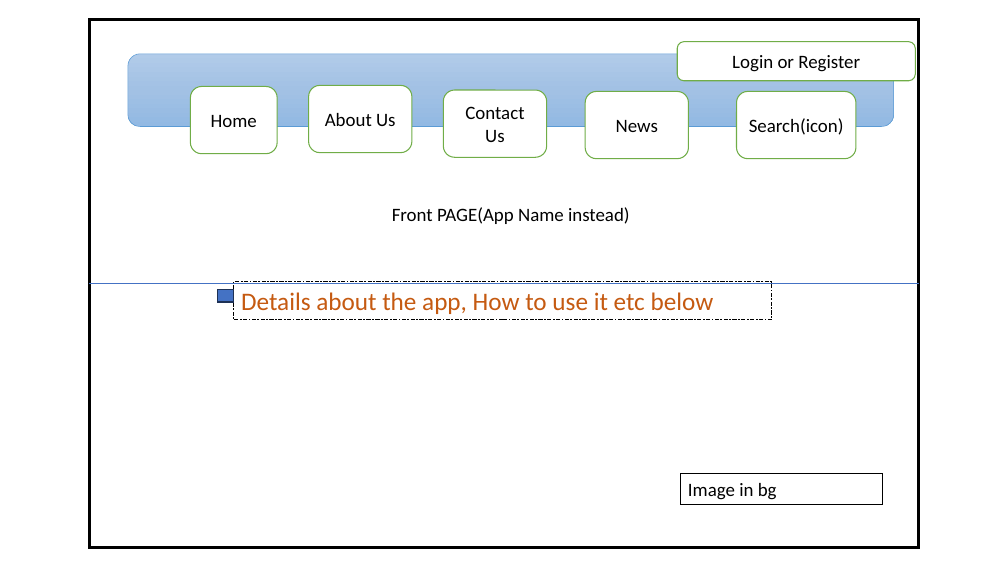
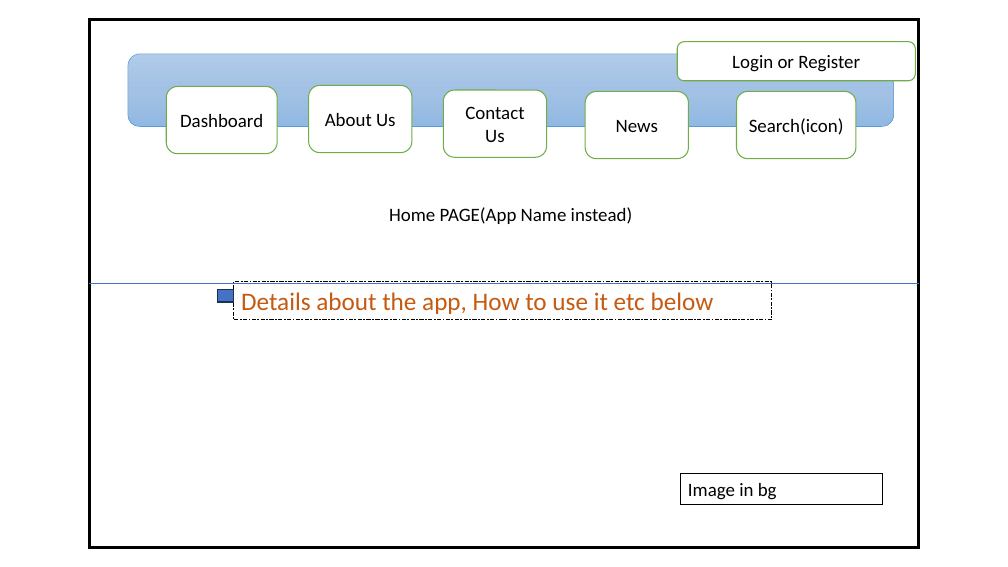
Before and after one commit to slymyname/keerthiagripro, a slide deck: slide 1 of App pages PPT.pptx. Drawn at 1008x567 pixels with LibreOffice and Linux fonts; fonts in the diff are those of the drawing. Boxes give left, top, right and bottom in pixels: in the first picture for what was removed or moved away, otherwise in the second. Text is boxed around its words. In the diff, an @@ line names an element or a change of style, - is before the commit and + after.

```diff
--- a/App pages PPT.pptx
+++ b/App pages PPT.pptx
@@ rounded rectangle "Dashboard": place and size @@
-rounded rectangle "Dashboard" at <box>191,86,278,154</box>
+rounded rectangle "Dashboard" at <box>166,86,278,154</box>
@@ text in rounded rectangle at <box>180,114,263,127</box>: text changed @@
-Home
+Dashboard
@@ text at <box>389,207,633,224</box>: text changed @@
-Front PAGE(App Name instead)
+Home PAGE(App Name instead)
```
Also in this commit, not shown: 1 other slide changed, 1 slide added.
